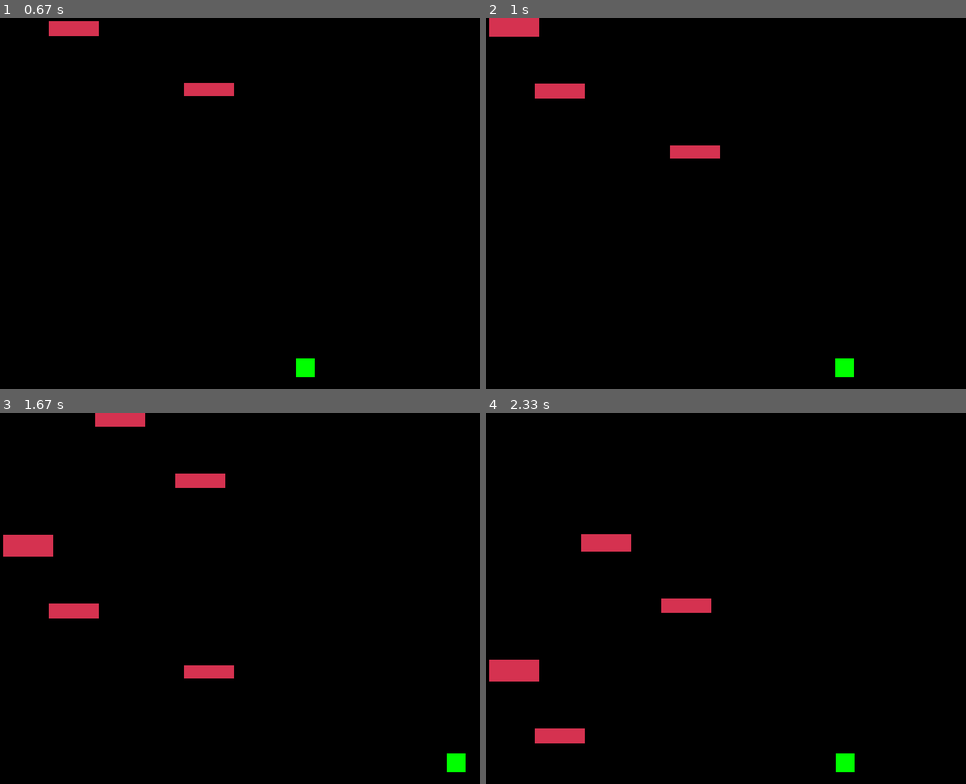
Above: before the commit, frames 1-4 (two rows, left to right).
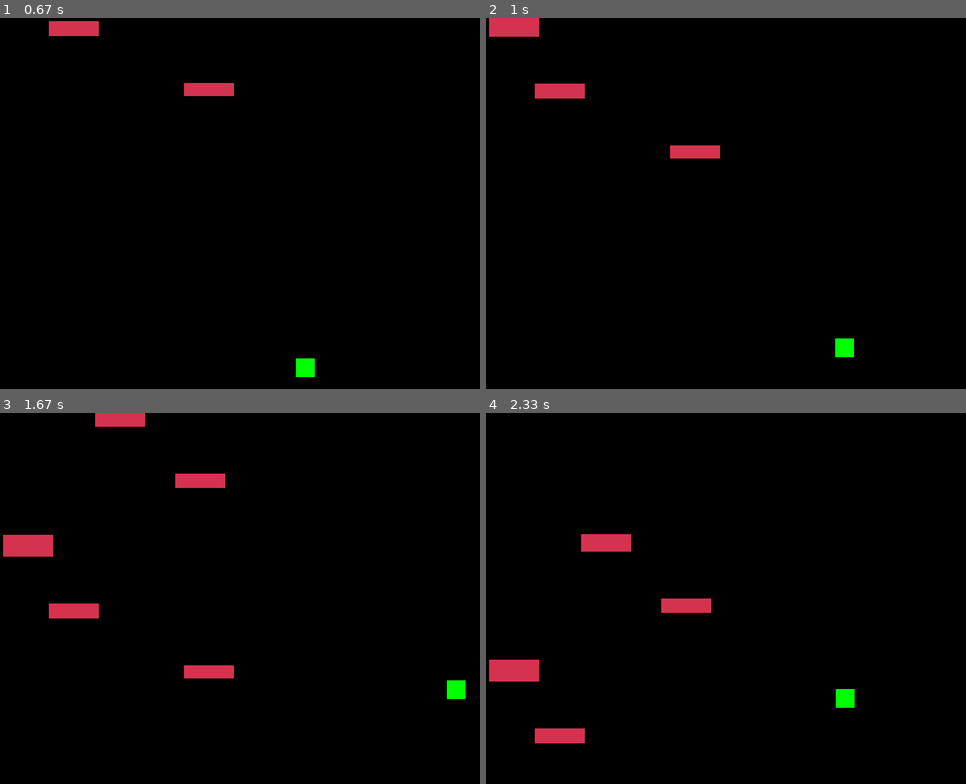
Above: after the commit, the same moments.

Repository: johnwangwyx/Dodge-The-Wall-pygame-with-STM32L4-
Game: pygame game, started from game.py
The game is run twice, just before and just after one commit, with the same random seed, the same clock (stepped at 60 frames per second) and the same inputs.
Inputs:
- Up to frame 1 (0.67 s): hold Right from 0.33 s (still down)
- Up to frame 2 (1 s): release Right at 0.8 s; hold Up from 0.83 s (still down)
- Up to frame 3 (1.67 s): release Up at 1.13 s; hold Right 1.17-1.63 s
- Up to frame 4 (2.33 s): hold Left 1.67-2.2 s; hold Down from 2.23 s (still down)

Frame 1 is identical in both runs. In frame 2, 0.4% of the frame differs, in the area x 72-77%, y 86-97%; in frame 3, 0.4%; in frame 4, 0.4%.

Commit message:
Comments and Up/Down movement

Diff:
--- a/game.py
+++ b/game.py
@@ -2,17 +2,17 @@
 import random
 from datetime import datetime
 
-# Pygame initialization
+# Initialize the pygame module
 pygame.init()
 
 # Game parameters
-WIDTH, HEIGHT = 800, 600
-PLAYER_ACC = 0.9
-FRICTION = -0.12
-FPS = 60
-WALL_SPEED = 5
+WIDTH, HEIGHT = 800, 600  # Screen dimensions
+PLAYER_ACC = 0.9         # Acceleration for player movement
+FRICTION = -0.12         # Friction affecting player movement (deceleration)
+FPS = 60                 # Frames per second (game refresh rate)
+WALL_SPEED = 5           # Speed at which walls move down the screen
 
-# Colors
+# Color definitions
 WHITE = (255, 255, 255)
 RED = (213, 50, 80)
 GREEN = (0, 255, 0)
@@ -20,76 +20,102 @@
 YELLOW = (255, 255, 0)
 BACKGROUND_COLOR = (0, 0, 0)
 
-# Player class
 class Player(pygame.sprite.Sprite):
     def __init__(self, x, y):
         pygame.sprite.Sprite.__init__(self)
-        self.image = pygame.Surface((30, 30))
-        self.image.fill(GREEN)
-        self.rect = self.image.get_rect()
-        self.rect.center = (x, y)
-        self.vel_x = 0
+        self.image = pygame.Surface((30, 30))  # Create a rectangular player surface
+        self.image.fill(GREEN)                 # Fill the player with green color
+        self.rect = self.image.get_rect()      # Get the rectangular area covering the player
+        self.rect.center = (x, y)              # Position the player at given (x, y)
+        self.vel_x = 0  # Horizontal velocity
+        self.vel_y = 0  # Vertical velocity <-- Added
 
     def update(self, keys):
+        # Horizontal movement (left/right)
         if keys[pygame.K_LEFT]:
             self.vel_x -= PLAYER_ACC
         if keys[pygame.K_RIGHT]:
             self.vel_x += PLAYER_ACC
 
+        # Vertical movement (up/down) <-- Added
+        if keys[pygame.K_UP]:
+            self.vel_y -= PLAYER_ACC
+        if keys[pygame.K_DOWN]:
+            self.vel_y += PLAYER_ACC
+
+        # Apply friction to horizontal velocity
         self.vel_x += self.vel_x * FRICTION
+        # Update player's horizontal position
         self.rect.x += self.vel_x
 
+        # Apply friction to vertical velocity <-- Added
+        self.vel_y += self.vel_y * FRICTION
+        # Update player's vertical position <-- Added
+        self.rect.y += self.vel_y
+
+        # Ensure player doesn't move outside the screen horizontally
         if self.rect.right > WIDTH:
             self.rect.right = WIDTH
         if self.rect.left < 0:
             self.rect.left = 0
 
-# Wall class
+        # Ensure player doesn't move outside the screen vertically <-- Added
+        if self.rect.bottom > HEIGHT:
+            self.rect.bottom = HEIGHT
+        if self.rect.top < 0:
+            self.rect.top = 0
+
+# Define Wall class
 class Wall(pygame.sprite.Sprite):
     def __init__(self, x, y, w, h, existing_walls=None):
         super().__init__()
-        self.image = pygame.Surface((w, h))
-        self.image.fill(RED)
-        self.rect = self.image.get_rect(topleft=(x, y))
+        self.image = pygame.Surface((w, h))  # Create wall surface with given width and height
+        self.image.fill(RED)                 # Fill the wall with red color
+        self.rect = self.image.get_rect(topleft=(x, y))  # Position the wall at the given (x, y)
 
+        # Ensure new walls don't overlap with existing walls
         if existing_walls:
             while pygame.sprite.spritecollideany(self, existing_walls, collided=None):
                 self.rect.y = random.randint(-100, -40)
 
     def update(self):
+        # Move the wall down the screen
         self.rect.y += WALL_SPEED
+        # Remove wall from game if it moves past the bottom edge of the screen
         if self.rect.top > HEIGHT:
             self.kill()
 
-# Game loop
+# Main game loop
 def game_loop():
+    # Setup display and game title
     screen = pygame.display.set_mode((WIDTH, HEIGHT))
     pygame.display.set_caption("Dodge the Wall - Flight Simulator")
     clock = pygame.time.Clock()
 
-    all_sprites = pygame.sprite.Group()
-    walls = pygame.sprite.Group()
+    all_sprites = pygame.sprite.Group()  # Group containing all sprites
+    walls = pygame.sprite.Group()        # Group containing all wall sprites
 
-    player = Player(WIDTH / 2, HEIGHT - 40)
-    all_sprites.add(player)
+    player = Player(WIDTH / 2, HEIGHT - 40)  # Instantiate player
+    all_sprites.add(player)                 # Add player to all_sprites group
 
     running = True
-    last_wall_y = 0
+    last_wall_y = 0                         # Track y-position of last generated wall
     start_time = datetime.now()
     while running:
+        # Calculate elapsed time to adjust wall speed dynamically
         current_time = datetime.now()
         elapsed_time = (current_time - start_time).total_seconds()
         global WALL_SPEED
         WALL_SPEED = 5 + elapsed_time/5
 
-        clock.tick(FPS)
+        clock.tick(FPS)  # Cap the game loop to the defined FPS
 
+        # Generate new walls if there are fewer than 5 on screen
         if len(walls) < 5:
             WALL_WIDTH = 80
             WALL_HEIGHT = random.randint(20, 40)
             random_x = random.randint(0, WIDTH - WALL_WIDTH)
-
-            # Make sure there's a gap between this wall and the last
+            # Ensure there's a gap between consecutive walls
             gap = 70
             random_y = last_wall_y - WALL_HEIGHT - gap
             last_wall_y = random_y
@@ -98,27 +124,27 @@
             all_sprites.add(wall)
             walls.add(wall)
 
-        # Event handling
+        # Check for user events like closing the game window
         for event in pygame.event.get():
             if event.type == pygame.QUIT:
                 running = False
 
-        # Update
+        # Update player and wall positions
         keys = pygame.key.get_pressed()
         player.update(keys)
-
         walls.update()
 
+        # Check for collisions between player and walls
         hits = pygame.sprite.spritecollide(player, walls, False)
         if hits:
             running = False
 
-        # Draw / render
+        # Draw all sprites on screen and update the display
         screen.fill(BACKGROUND_COLOR)
         all_sprites.draw(screen)
         pygame.display.flip()
 
-    pygame.quit()
+    pygame.quit()  # End the game
 
-# Run the game
+# Start the game loop
 game_loop()
